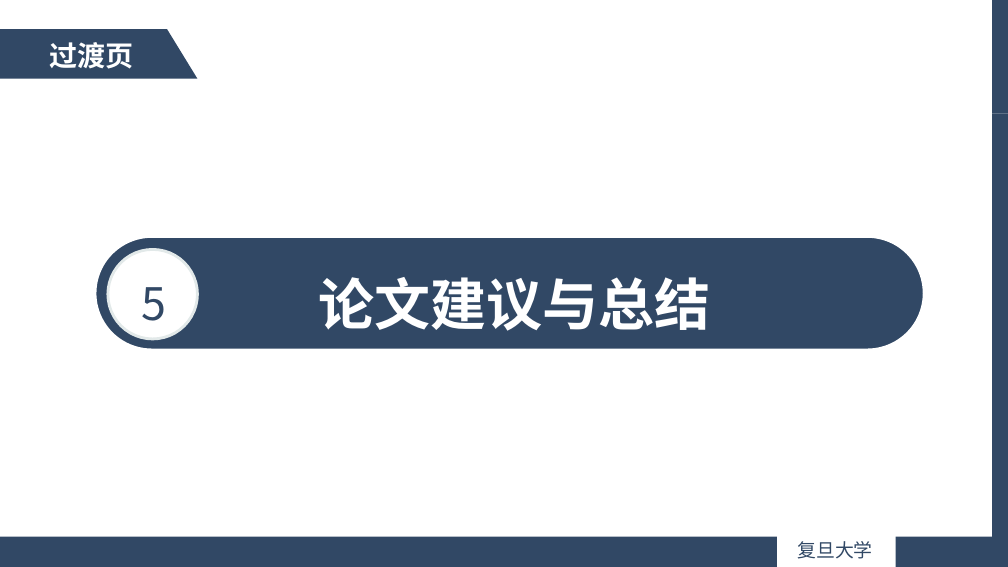
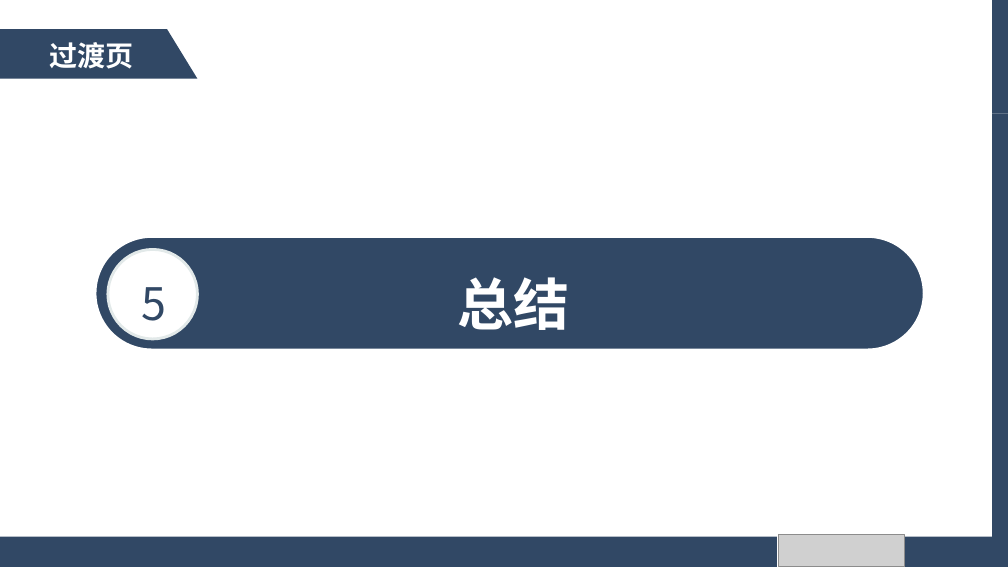
Before and after one commit to cx29/JavaWebSpace, a slide deck: slide 11 of demo/resources/报告/毕业论文答辩.pptx (slide 31 before the commit). Drawn at 1008x567 pixels with LibreOffice and Linux fonts; fonts in the diff are those of the drawing; grey boxes stand for pictures. Boxes give left, top, right and bottom in pixels: in the first picture for what was removed or moved away, otherwise in the second. Text is boxed around its words. In the diff, an @@ line names an element or a change of style, - is before the commit and + after.

```diff
--- a/demo/resources/报告/毕业论文答辩.pptx
+++ b/demo/resources/报告/毕业论文答辩.pptx
@@ text at bbox=[458, 277, 570, 330]: text changed @@
-论文建议与总结
+总结
@@ picture added at bbox=[778, 535, 904, 567] @@
@@ text removed at bbox=[797, 541, 872, 559] @@
-复旦大学
```
Also in this commit, not shown: 7 other slides changed, 4 slides added, 29 slides removed.
